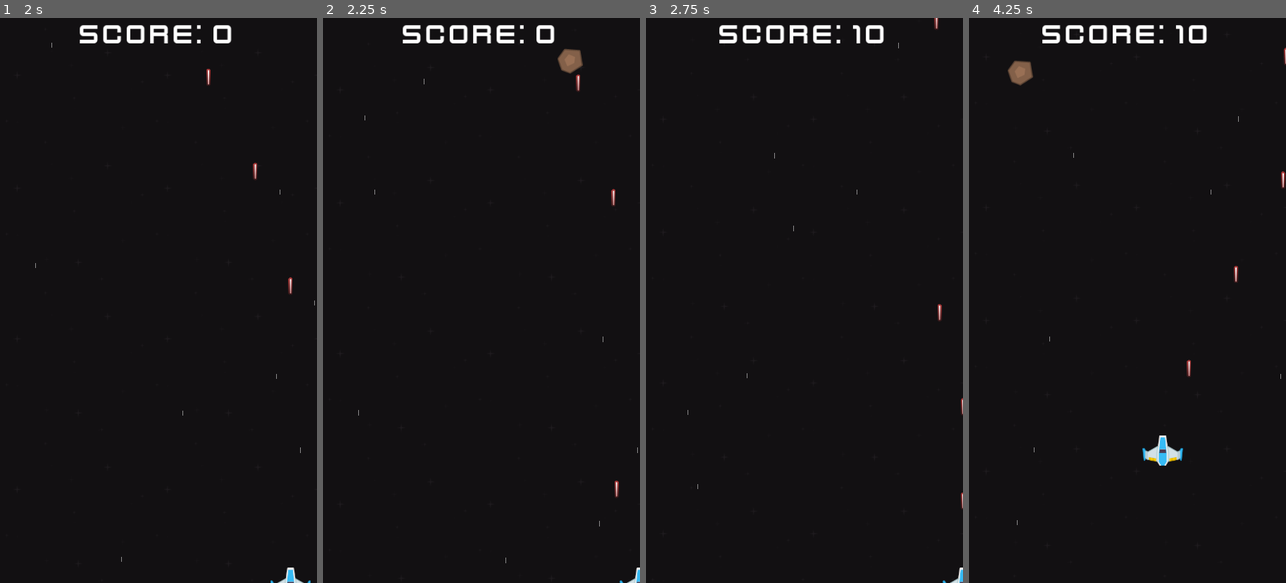
Above: before the commit, frames 1-4 (left to right).
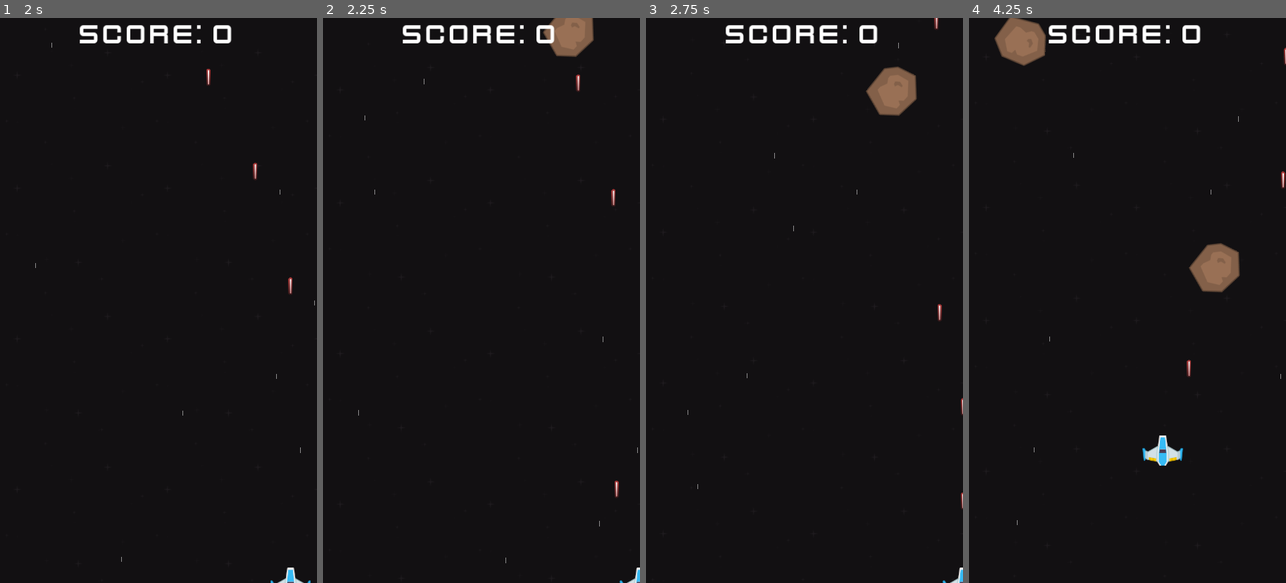
Above: after the commit, the same moments.

Repository: UnusualTitan711x/Stellar-Vortex
Game: Godot game, scene res://scenes/game.tscn
The game is run twice, just before and just after one commit, with the same random seed, the same clock (stepped at 60 frames per second) and the same inputs.
Inputs:
- Up to frame 1 (2 s): tap Enter at 0.5 s; hold D (move_right) 0.53-1.28 s; hold Space (shoot) 0.53-1.28 s; hold S (move_down) from 1.28 s (still down); tap Space (shoot) at 1.35 s
- Up to frame 2 (2.25 s): release S (move_down) at 2.03 s; hold D (move_right) from 2.03 s (still down); hold Space (shoot) from 2.03 s (still down)
- Up to frame 3 (2.75 s): keep holding D (move_right); keep holding Space (shoot)
- Up to frame 4 (4.25 s): release D (move_right) at 2.78 s; release Space (shoot) at 2.78 s; hold W (move_up) 2.78-3.53 s; tap Space (shoot) at 2.85 s; hold A (move_left) from 3.53 s (still down); hold Space (shoot) from 3.53 s (still down)

Frame 1 is identical in both runs. In frame 2, 1.0% of the frame differs, in the area x 69-86%, y 0-10%; in frame 3, 2.0%; in frame 4, 3.3%, in the area x 8-86%, y 0-49%.

Commit message:
added new enemy

Diff:
--- /dev/null
+++ b/scenes/enemy_bullet.tscn
@@ -0,0 +1,24 @@
+[gd_scene load_steps=4 format=3 uid="uid://chlmcv713heyw"]
+
+[ext_resource type="Texture2D" uid="uid://de3mexywberol" path="res://assets/kenney_space-shooter-redux/PNG/Lasers/laserRed11.png" id="1_crhoo"]
+[ext_resource type="Script" path="res://scripts/enemy_bullet.gd" id="1_tdml0"]
+
+[sub_resource type="CircleShape2D" id="CircleShape2D_novac"]
+radius = 20.025
+
+[node name="EnemyBullet" type="Area2D"]
+scale = Vector2(0.6, 0.6)
+collision_layer = 4
+script = ExtResource("1_tdml0")
+
+[node name="Sprite2D" type="Sprite2D" parent="."]
+texture = ExtResource("1_crhoo")
+
+[node name="CollisionShape2D" type="CollisionShape2D" parent="."]
+shape = SubResource("CircleShape2D_novac")
+
+[node name="VisibleOnScreenNotifier2D" type="VisibleOnScreenNotifier2D" parent="."]
+position = Vector2(0, -51.6667)
+
+[connection signal="body_entered" from="." to="." method="_on_body_entered"]
+[connection signal="screen_exited" from="VisibleOnScreenNotifier2D" to="." method="_on_visible_on_screen_notifier_2d_screen_exited"]
--- /dev/null
+++ b/scenes/enemy_spaceship.tscn
@@ -0,0 +1,30 @@
+[gd_scene load_steps=4 format=3 uid="uid://dt8trj4lflmnx"]
+
+[ext_resource type="Texture2D" uid="uid://s3lxnq0fs48r" path="res://assets/kenney_space-shooter-redux/PNG/Enemies/enemyRed4.png" id="1_4qyvt"]
+[ext_resource type="Script" path="res://scripts/enemy_spaceship.gd" id="1_kkaul"]
+
+[sub_resource type="CircleShape2D" id="CircleShape2D_6i3rv"]
+radius = 38.3275
+
+[node name="EnemySpaceship" type="Area2D"]
+scale = Vector2(0.7, 0.7)
+collision_layer = 2
+collision_mask = 5
+script = ExtResource("1_kkaul")
+hp = 6
+points = 50
+
+[node name="Sprite2D" type="Sprite2D" parent="."]
+texture = ExtResource("1_4qyvt")
+
+[node name="CollisionShape2D" type="CollisionShape2D" parent="."]
+shape = SubResource("CircleShape2D_6i3rv")
+
+[node name="Muzzle" type="Marker2D" parent="."]
+position = Vector2(0, 68.5714)
+
+[node name="ShootTimer" type="Timer" parent="."]
+wait_time = 3.0
+autostart = true
+
+[connection signal="timeout" from="ShootTimer" to="." method="_on_shoot_timer_timeout"]
--- a/scenes/game.tscn
+++ b/scenes/game.tscn
@@ -1,9 +1,10 @@
-[gd_scene load_steps=13 format=3 uid="uid://6eskilvv7o4y"]
+[gd_scene load_steps=15 format=3 uid="uid://6eskilvv7o4y"]
 
 [ext_resource type="Script" path="res://scripts/game.gd" id="1_wcxds"]
 [ext_resource type="PackedScene" uid="uid://b07gbbjojviw7" path="res://scenes/player.tscn" id="2_dygiw"]
 [ext_resource type="AudioStream" uid="uid://bp348y64x5tgu" path="res://assets/kenney_space-shooter-redux/Bonus/laserSmall_002.ogg" id="4_7x2ai"]
 [ext_resource type="PackedScene" uid="uid://bymmwm57ure34" path="res://scenes/medium_meteor.tscn" id="4_fpq8u"]
+[ext_resource type="AudioStream" uid="uid://ck7it7ugqs1gc" path="res://assets/kenney_space-shooter-redux/Bonus/sfx_laser2.ogg" id="4_llk47"]
 [ext_resource type="PackedScene" uid="uid://bunsdh1flr7la" path="res://scenes/meteor.tscn" id="4_ot7am"]
 [ext_resource type="Texture2D" uid="uid://kc5tv8fkq4v8" path="res://assets/kenney_space-shooter-redux/Backgrounds/black.png" id="4_sip4m"]
 [ext_resource type="PackedScene" uid="uid://de0fsajx48dm3" path="res://scenes/hud.tscn" id="4_ulxub"]
@@ -11,6 +12,7 @@
 [ext_resource type="AudioStream" uid="uid://svh5vkmdl6yo" path="res://assets/kenney_space-shooter-redux/Bonus/hitHurt.wav" id="5_oaca7"]
 [ext_resource type="AudioStream" uid="uid://b2fw0ptvfsoco" path="res://assets/kenney_space-shooter-redux/Bonus/explosionCrunch_000.ogg" id="6_6erkd"]
 [ext_resource type="Texture2D" uid="uid://c66d2e5cvb6rv" path="res://assets/kenney_space-shooter-redux/Bonus/bitmap.png" id="8_55s28"]
+[ext_resource type="PackedScene" uid="uid://dt8trj4lflmnx" path="res://scenes/enemy_spaceship.tscn" id="12_3eo8v"]
 
 [sub_resource type="ParticleProcessMaterial" id="ParticleProcessMaterial_vcr1u"]
 particle_flag_disable_z = true
@@ -26,12 +28,16 @@
 
 [node name="Game" type="Node2D"]
 script = ExtResource("1_wcxds")
-enemy_scenes = Array[PackedScene]([ExtResource("4_ot7am"), ExtResource("4_fpq8u")])
+meteor_scenes = Array[PackedScene]([ExtResource("4_fpq8u"), ExtResource("4_ot7am")])
+enemy_scenes = Array[PackedScene]([ExtResource("12_3eo8v")])
 
 [node name="SFX" type="Node" parent="."]
 
 [node name="LaserSound" type="AudioStreamPlayer2D" parent="SFX"]
 stream = ExtResource("4_7x2ai")
+
+[node name="LaserSound2" type="AudioStreamPlayer2D" parent="SFX"]
+stream = ExtResource("4_llk47")
 
 [node name="HitSound" type="AudioStreamPlayer2D" parent="SFX"]
 stream = ExtResource("5_oaca7")
@@ -62,6 +68,10 @@
 wait_time = 2.0
 autostart = true
 
+[node name="SpaceshipSpawnTimer" type="Timer" parent="."]
+wait_time = 10.0
+autostart = true
+
 [node name="Player" parent="." instance=ExtResource("2_dygiw")]
 position = Vector2(270, 850)
 
@@ -69,6 +79,8 @@
 position = Vector2(270, 850)
 
 [node name="LaserContainer" type="Node2D" parent="."]
+
+[node name="LaserContainerE" type="Node2D" parent="."]
 
 [node name="EnemyContainer" type="Node2D" parent="."]
 
@@ -83,4 +95,25 @@
 trail_sections = 2
 trail_section_subdivisions = 1
 
+[node name="SpawnPointContainer" type="Node2D" parent="."]
+
+[node name="SpawnPoint" type="Marker2D" parent="SpawnPointContainer"]
+position = Vector2(73, -20)
+
+[node name="SpawnPoint2" type="Marker2D" parent="SpawnPointContainer"]
+position = Vector2(171, -20)
+
+[node name="SpawnPoint3" type="Marker2D" parent="SpawnPointContainer"]
+position = Vector2(247, -20)
+
+[node name="SpawnPoint4" type="Marker2D" parent="SpawnPointContainer"]
+position = Vector2(324, -20)
+
+[node name="SpawnPoint5" type="Marker2D" parent="SpawnPointContainer"]
+position = Vector2(414, -20)
+
+[node name="SpawnPoint6" type="Marker2D" parent="SpawnPointContainer"]
+position = Vector2(498, -20)
+
 [connection signal="timeout" from="EnemySpawnTimer" to="." method="_on_enemy_spawn_timer_timeout"]
+[connection signal="timeout" from="SpaceshipSpawnTimer" to="." method="_on_spaceship_spawn_timer_timeout"]
--- /dev/null
+++ b/scripts/enemy.gd
@@ -0,0 +1,30 @@
+class_name Enemy extends Area2D
+
+@export var speed = 150
+@export var hp = 3
+@export var points = 10
+
+# If you want to emit a signal, you could do emit_signal("signal_name")
+# Otherwise, you can go the way of creating a signal then emitting it somwhere else
+signal killed
+signal hit
+
+func _on_visible_on_screen_notifier_2d_screen_exited() -> void:
+	queue_free()
+
+func die():
+	killed.emit(points)
+	queue_free()
+
+
+func take_damage(amount):
+	hp -= amount
+	if hp <=0:
+		die()
+	else:
+		hit.emit()
+
+func _on_body_entered(body: Node2D) -> void:
+	if body is Player:
+		body.die()
+		queue_free()
--- /dev/null
+++ b/scripts/enemy_bullet.gd
@@ -0,0 +1,14 @@
+extends Area2D
+
+@export var speed = 400
+
+func _physics_process(delta: float) -> void:
+	global_position.y += speed * delta
+
+func _on_visible_on_screen_notifier_2d_screen_exited() -> void:
+	queue_free()
+
+func _on_body_entered(body: Node2D) -> void:
+	if body is Player:
+		body.die()
+		queue_free()
--- /dev/null
+++ b/scripts/enemy_spaceship.gd
@@ -0,0 +1,18 @@
+extends Enemy
+
+@onready var shoot_timer = $ShootTimer
+@onready var muzzle = $Muzzle
+
+var bullet_scene = preload("res://scenes/enemy_bullet.tscn")
+
+signal bullet_shot
+
+func _process(delta) -> void:
+	position = position.move_toward(Vector2(position.x, 110), speed*delta)
+
+
+func _on_shoot_timer_timeout() -> void:
+	shoot()
+
+func shoot():
+	bullet_shot.emit(bullet_scene, muzzle.global_position)
--- a/scripts/game.gd
+++ b/scripts/game.gd
@@ -3,13 +3,17 @@
 var player = null
 @onready var player_spawn_pos = $PlayerSpawnPosition
 @onready var laser_container = $LaserContainer
+@onready var bullet_container = $LaserContainerE
 @onready var enemy_container = $EnemyContainer
+@onready var s_point_container = $SpawnPointContainer
 @onready var spawn_timer = $EnemySpawnTimer
 @onready var hud = $UILayer/HUD
 @onready var game_over_screen = $UILayer/GameOverScreen
 @onready var parallax_bg = $ParallaxBackground
+@onready var ss_timer = $SpaceshipSpawnTimer
 
 @onready var laser_sound = $SFX/LaserSound
+@onready var laser_sound_2 = $SFX/LaserSound2
 @onready var hit_sound = $SFX/HitSound
 @onready var explode_sound = $SFX/ExplodeSound
 
@@ -18,11 +22,12 @@
 		score = value
 		hud.score = score
 var high_score
-
+var spawn_points
 var scroll_speed = 100
 # This takes away the hassle of going into the script somwehere and updating the display
 # This does it automatically. Cool
 
+@export var meteor_scenes: Array[PackedScene] = []
 @export var enemy_scenes: Array[PackedScene] = []
 
 # _ready() is called at the start of the game.
@@ -37,8 +42,12 @@
 		high_score = 0
 		save_game()
 
+
 	# Whenever I set the score, it always take the formatting I made when creating score. Nice!
 	score = 0
+
+	spawn_points = s_point_container.get_children()
+	print(spawn_points.size)
 
 	# This basically makes the player accessible everywhere
 	# Another approach is by doing @onready var player = $Player
@@ -65,7 +74,7 @@
 		get_tree().reload_current_scene()
 
 	if spawn_timer.wait_time > 0.4:
-		spawn_timer.wait_time -= delta * 0.02
+		spawn_timer.wait_time -= delta * 0.03
 	elif spawn_timer.wait_time < 0.4:
 		spawn_timer.wait_time = 0.4
 
@@ -82,7 +91,7 @@
 
 
 func _on_enemy_spawn_timer_timeout() -> void:
-	var enemy = enemy_scenes.pick_random().instantiate()
+	var enemy = meteor_scenes.pick_random().instantiate()
 	enemy.global_position = Vector2(randf_range(30, 510), -20)
 	enemy.killed.connect(_on_enemy_killed)
 	enemy.hit.connect(_on_enemy_hit)
@@ -104,3 +113,18 @@
 	save_game()
 	await get_tree().create_timer(1).timeout
 	game_over_screen.visible = true
+
+
+func _on_spaceship_spawn_timer_timeout() -> void:
+	var enemy = enemy_scenes.pick_random().instantiate()
+	enemy.global_position = spawn_points.pick_random().global_position
+	enemy.killed.connect(_on_enemy_killed)
+	enemy.hit.connect(_on_enemy_hit)
+	enemy_container.add_child(enemy)
+	enemy.bullet_shot.connect(_on_enemy_bullet_shot)
+
+func _on_enemy_bullet_shot(bullet_scene, location):
+	laser_sound_2.play()
+	var bullet = bullet_scene.instantiate()
+	bullet.global_position = location
+	bullet_container.add_child(bullet)
--- a/scripts/meteor.gd
+++ b/scripts/meteor.gd
@@ -1,34 +1,8 @@
-class_name Enemy extends Area2D
-
-@export var speed = 150
-@export var hp = 3
-@export var points = 10
-
-# If you want to emit a signal, you could do emit_signal("signal_name")
-# Otherwise, you can go the way of creating a signal then emitting it somwhere else
-signal killed
-signal hit
+extends Enemy
 
 func _physics_process(delta: float) -> void:
 	global_position.y += speed * delta
 
-
-func _on_visible_on_screen_notifier_2d_screen_exited() -> void:
-	queue_free()
-
-func die():
-	killed.emit(points)
-	queue_free()
-
-
-func take_damage(amount):
-	hp -= amount
-	if hp <=0:
-		die()
-	else:
-		hit.emit()
-
-func _on_body_entered(body: Node2D) -> void:
-	if body is Player:
-		body.die()
-		queue_free()
+func _ready() -> void:
+	var sprite = get_node("Sprite2D")
+	sprite.rotation_degrees = randf_range(0, 360)
Not shown: 2 places in scenes/meteor.tscn that only renumber resources
